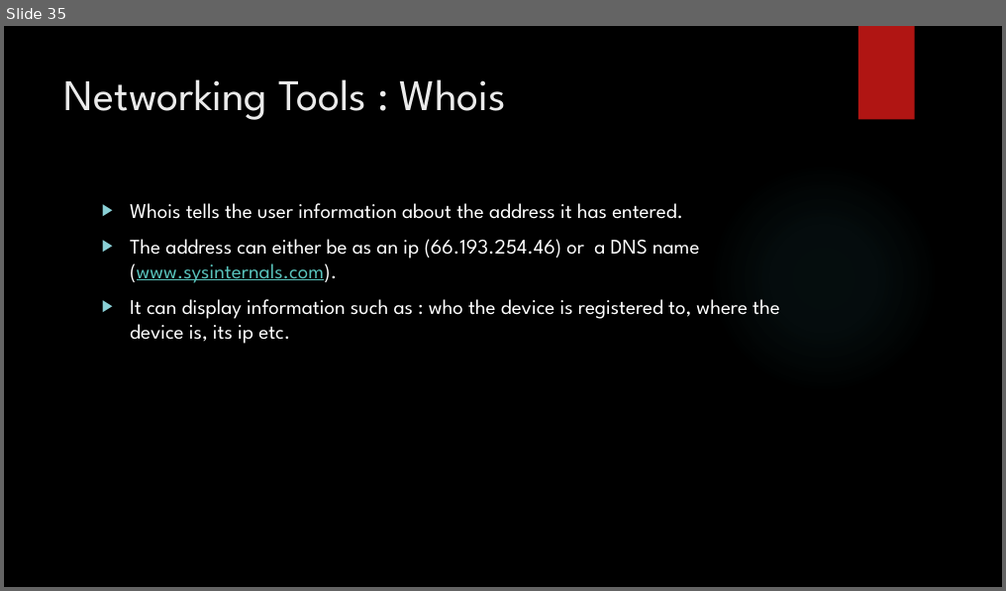
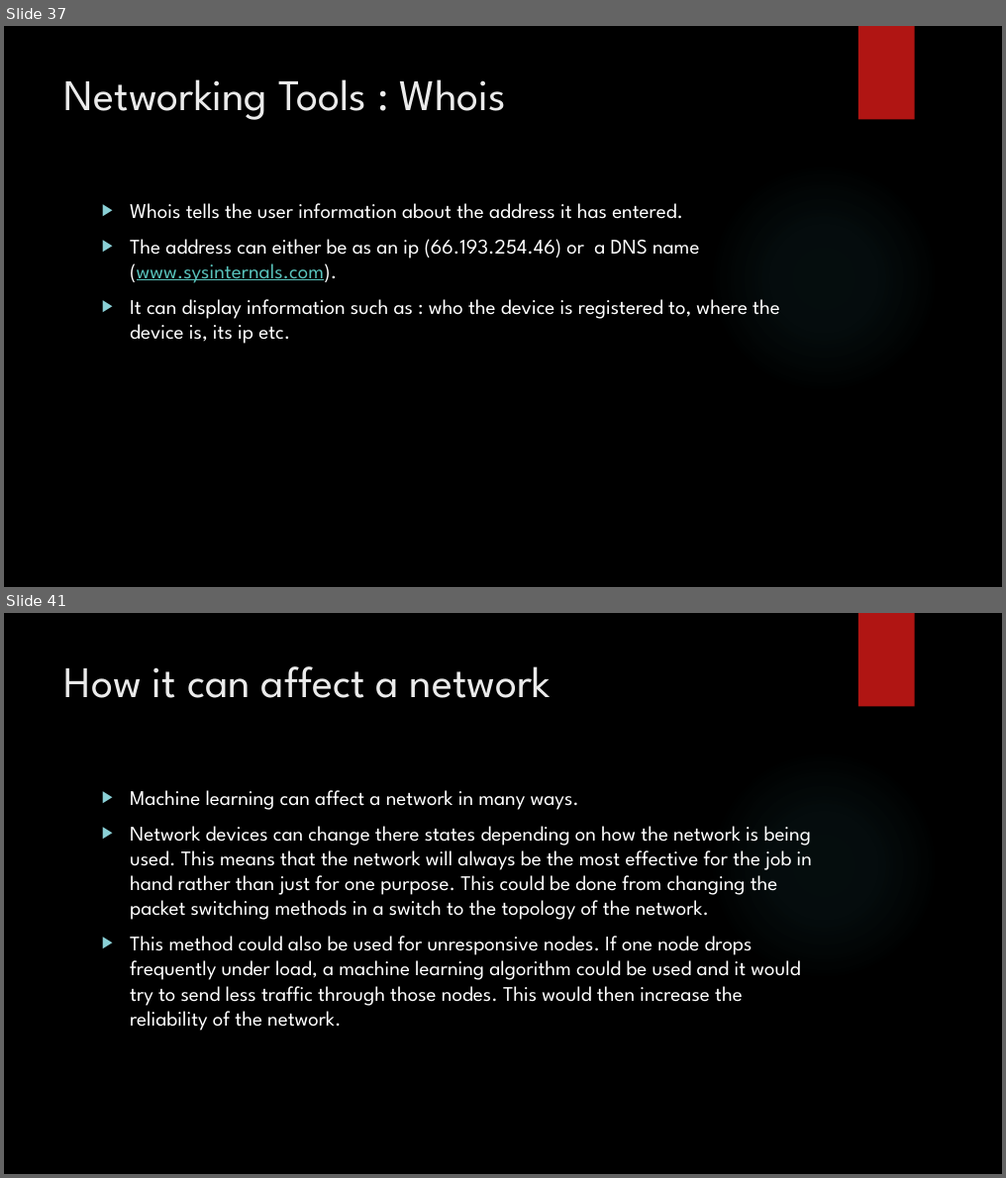
Before and after one commit to SimonLight001/College, a slide deck: Unit 5/Assignment 1/Unit 5 presentation for P1,2,3,M1.pptx. Shown one above the other, each under a label of ours: slide 35 before the commit, slides 37 and 41 after it; the slides between them are not shown. The pictures are 1006x591 and 1006x1178 pixels, drawn with LibreOffice and Linux fonts; fonts in the diff are those of the drawing; background and template pictures are left out. Boxes give left, top, right and bottom in pixels: in the first picture for what was removed or moved away, otherwise in the second. Text is boxed around its words. In the diff, an @@ line names an element or a change of style, - is before the commit and + after.

```diff
--- a/Unit 5/Assignment 1/Unit 5 presentation for P1,2,3,M1.pptx
+++ b/Unit 5/Assignment 1/Unit 5 presentation for P1,2,3,M1.pptx
@@ slide 41 added at box(4, 613, 1002, 1174), background picture (left out); not listed: 2 template elements that a slide beside it also shows @@
@@ title added at box(64, 666, 550, 698), 42 pt, text #EBEBEB @@
+How it can affect a network
@@ text added at box(130, 790, 812, 1031), 20 pt, text #FFFFFF @@
+▶ Machine learning can affect a network in many ways.
+▶ Network devices can change there states depending on how the network is being used. This means that the network will always be the most effective for the job in hand rather than just for one purpose. This could be done from changing the packet switching methods in a switch to the topology of the network.
+▶ This method could also be used for unresponsive nodes. If one node drops frequently under load, a machine learning algorithm could be used and it would try to send less traffic through those nodes. This would then increase the reliability of the network.
@@ what was slide 35 is now slide 37 @@
```
Also in this commit, not shown: 3 slides changed, 10 other slides added, 5 slides removed, 21 other files.
